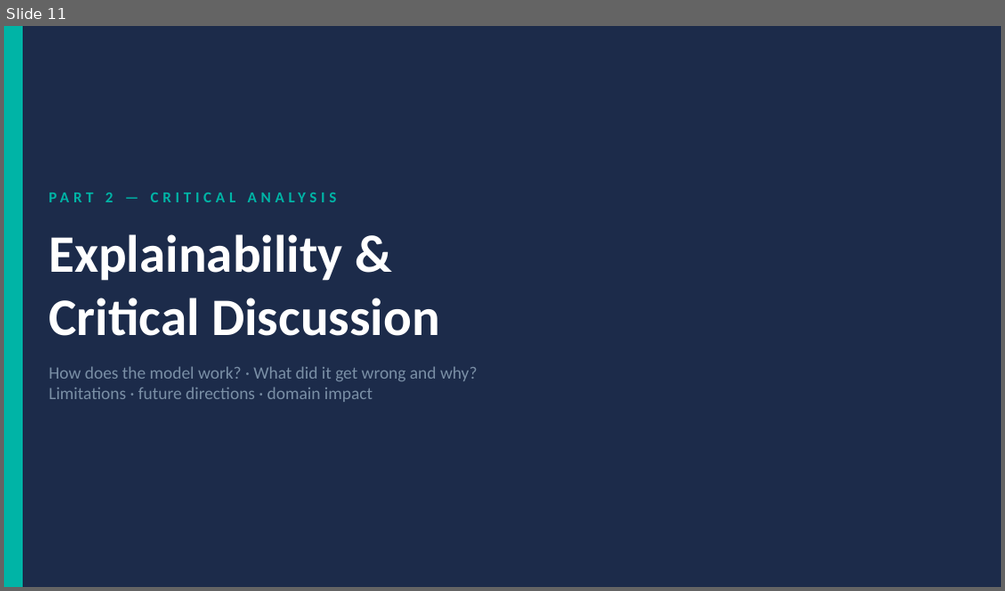
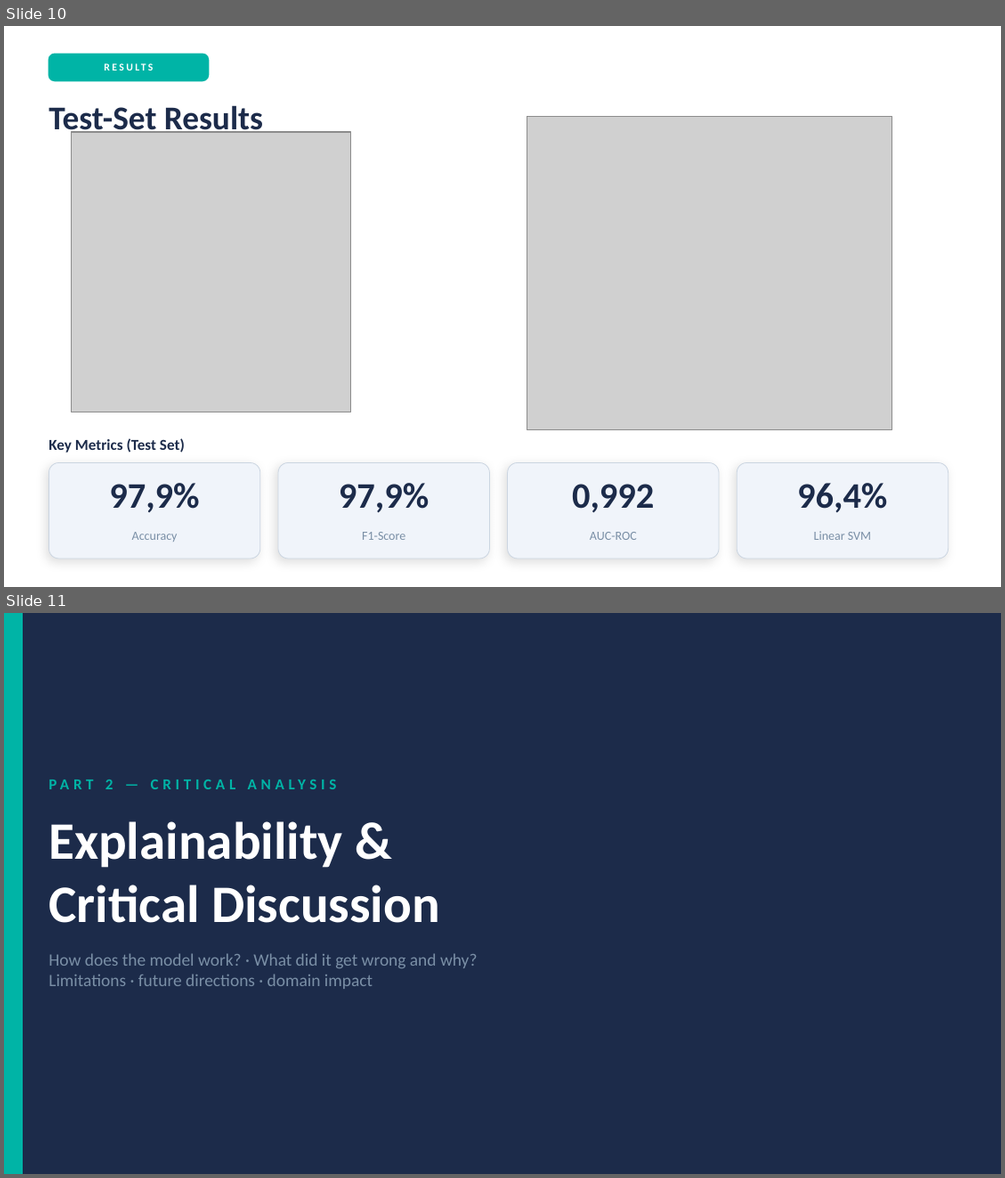
Before and after one commit to jackomazi/data-mining-and-machine-learning-project, a slide deck: project_presentation_template.pptx. Shown one above the other, each under a label of ours: slide 11 before the commit, slides 10 and 11 after it. The pictures are 1005x591 and 1005x1178 pixels, drawn with LibreOffice and Linux fonts; fonts in the diff are those of the drawing; grey boxes stand for pictures. Boxes give left, top, right and bottom in pixels: in the first picture for what was removed or moved away, otherwise in the second. Text is boxed around its words. In the diff, an @@ line names an element or a change of style, - is before the commit and + after.

```diff
--- a/project_presentation_template.pptx
+++ b/project_presentation_template.pptx
@@ slide 10 added at [4,26,1001,587], background #FFFFFF @@
@@ rounded rectangle added at [48,54,209,81], fill #00B4A6, outline #00B4A6 1 pt @@
@@ text added at [48,107,156,138], 24 pt, text #1C2B4A, bold @@
+Test-Set Results
@@ picture added at [71,132,351,411] @@
@@ text added at [164,106,263,133], 7.5 pt, text #FFFFFF, bold @@
+RESULTS
@@ picture added at [527,117,892,430] @@
@@ text added at [48,438,185,452], 11 pt, text #1C2B4A, bold @@
+Key Metrics (Test Set)
@@ rounded rectangle added at [48,463,260,558], fill #F0F4FA, outline #CBD5E1 0.5 pt @@
@@ rounded rectangle added at [278,463,489,558], fill #F0F4FA, outline #CBD5E1 0.5 pt @@
@@ rounded rectangle added at [508,463,719,558], fill #F0F4FA, outline #CBD5E1 0.5 pt @@
@@ rounded rectangle added at [736,463,948,558], fill #F0F4FA, outline #CBD5E1 0.5 pt @@
@@ text added at [109,483,199,512], 26 pt, text #1C2B4A, bold @@
+97,9%
@@ text added at [339,483,429,513], 26 pt, text #1C2B4A, bold @@
+97,9%
@@ text added at [572,483,654,513], 26 pt, text #1C2B4A, bold @@
+0,992
@@ text added at [797,483,887,512], 26 pt, text #1C2B4A, bold @@
+96,4%
@@ text added at [132,532,178,541], 9 pt, text #7A8FA6 @@
+Accuracy
@@ text added at [362,532,405,540], 9 pt, text #7A8FA6 @@
+F1-Score
@@ text added at [590,532,637,540], 9 pt, text #7A8FA6 @@
+AUC-ROC
@@ text added at [814,531,871,540], 9 pt, text #7A8FA6 @@
+Linear SVM
```
Also in this commit, not shown: 2 slides changed, 2 other slides added, 3 slides removed, 3 other files.
